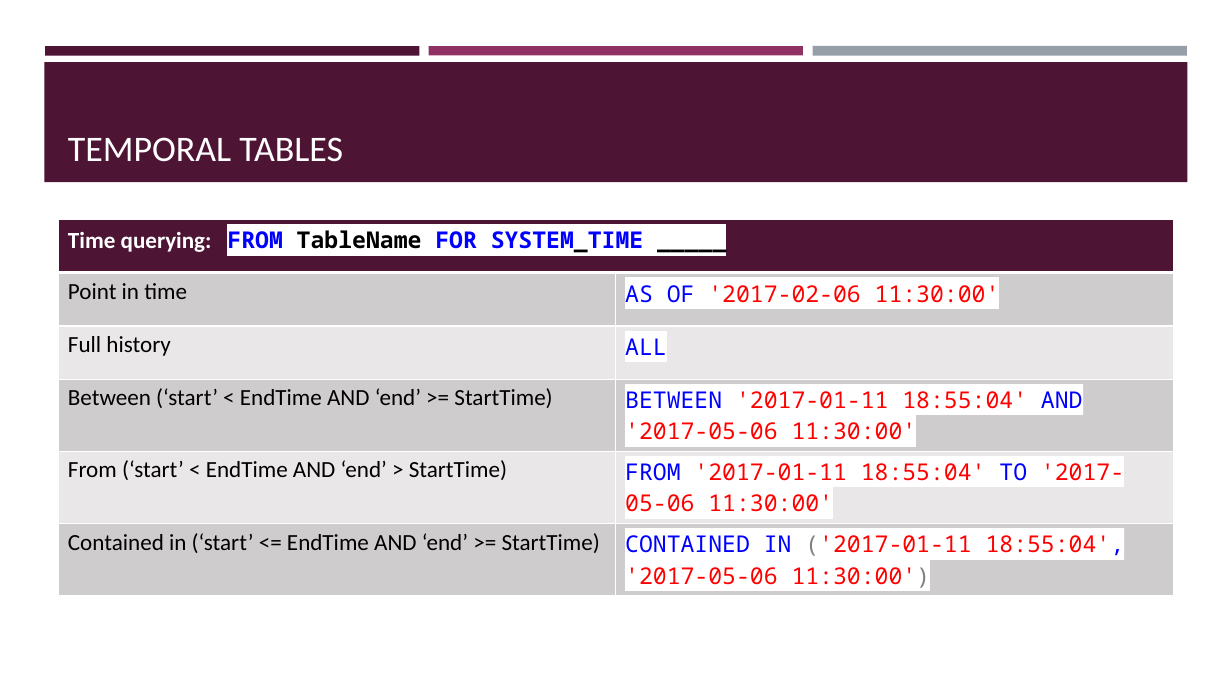
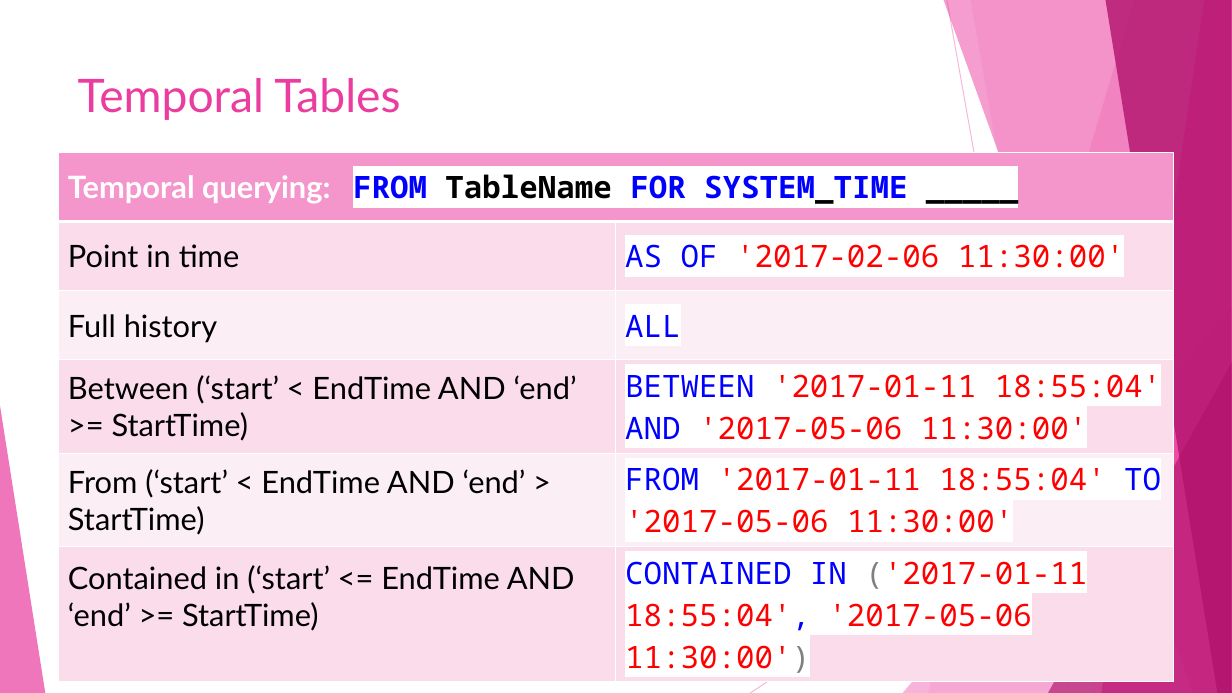
Before and after one commit to sqltran/SevenAwesomeSQLFeatures, a slide deck: slide 22 of AwesomeFreeSQLServerFeatures.pptx (slide 20 before the commit). Drawn at 1232x693 pixels with LibreOffice and Linux fonts; fonts in the diff are those of the drawing. Boxes give left, top, right and bottom in pixels: in the first picture for what was removed or moved away, otherwise in the second. Text is boxed around its words. In the diff, an @@ line names an element or a change of style, - is before the commit and + after.

Commit message:
Chage presentation theme and fixup.

```diff
--- a/AwesomeFreeSQLServerFeatures.pptx
+++ b/AwesomeFreeSQLServerFeatures.pptx
@@ rectangle removed at box(45, 46, 420, 55) @@
@@ rectangle removed at box(429, 46, 803, 55) @@
@@ rectangle removed at box(812, 46, 1187, 56) @@
@@ rectangle removed at box(44, 62, 1188, 182) @@
@@ title "Temporal Tables" at box(78, 78, 400, 120): vertical alignment bottom to top @@
@@ title at box(78, 78, 400, 120): text changed; size 28 to 36 pt; font Calibri to Lato; text colour #FFFFFF to #EB3D9F @@
-TEMPORAL TABLES
+Temporal Tables
@@ table at box(59, 152, 1174, 677) @@
-row 1, column 1: Time querying: FROM TableName FOR SYSTEM_TIME _____
+row 1, column 1: Temporal querying: FROM TableName FOR SYSTEM_TIME _____
@@ fill #4D1434 to #F496CB in row 1, column 1 @@
@@ fill #D0CCCE to #FBDDEC in 6 cells @@
@@ fill #E9E7E8 to #FDEFF6 in 4 cells @@
@@ size 18 to 24 pt in "Point in time", "AS OF '2017-02-06 11:30:00'", "Full history", "ALL" and 6 more places @@
@@ font Calibri to Lato in "Point in time", "Full history", "Between (‘start’ < EndTime AND ‘end’ >= ...", "From (‘start’ < EndTime AND ‘end’ > ..." and 1 more places @@
@@ table: place and size @@
-table at box(59, 220, 1174, 602)
+table at box(59, 152, 1174, 677)
@@ group added at box(0, 0, 1232, 693): 5 freeform shapes, 3 triangles, 2 lines @@
```
Also in this commit, not shown: 32 other slides changed, 4 slides added.
